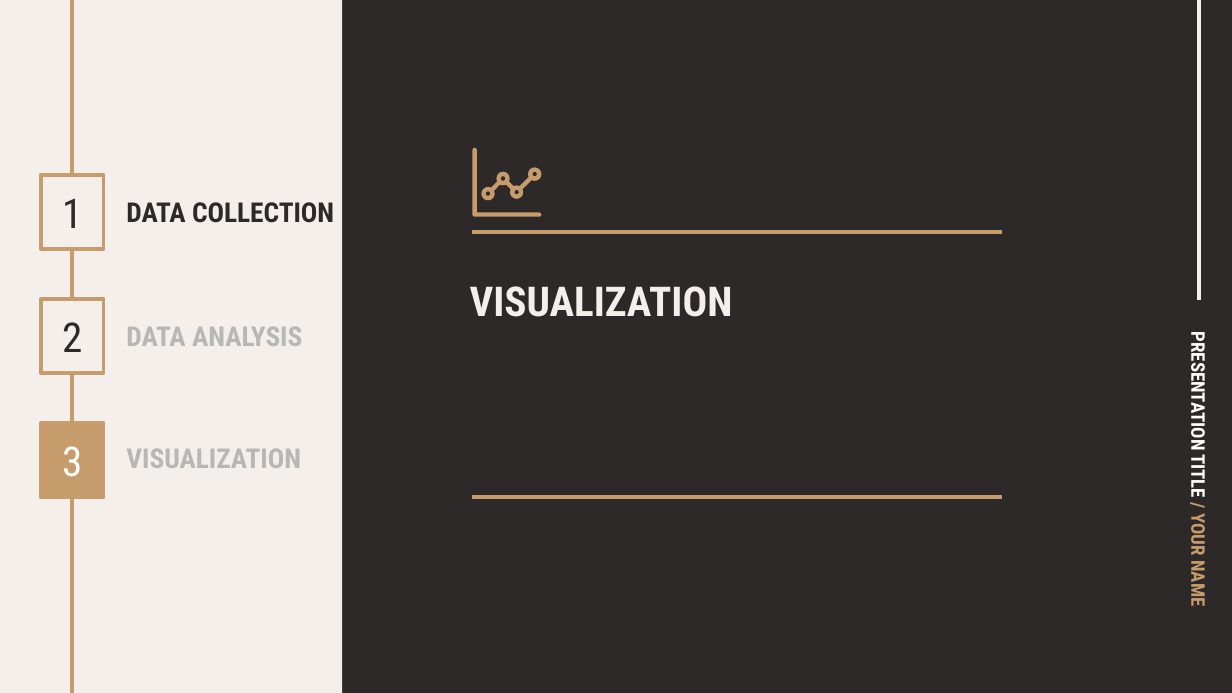
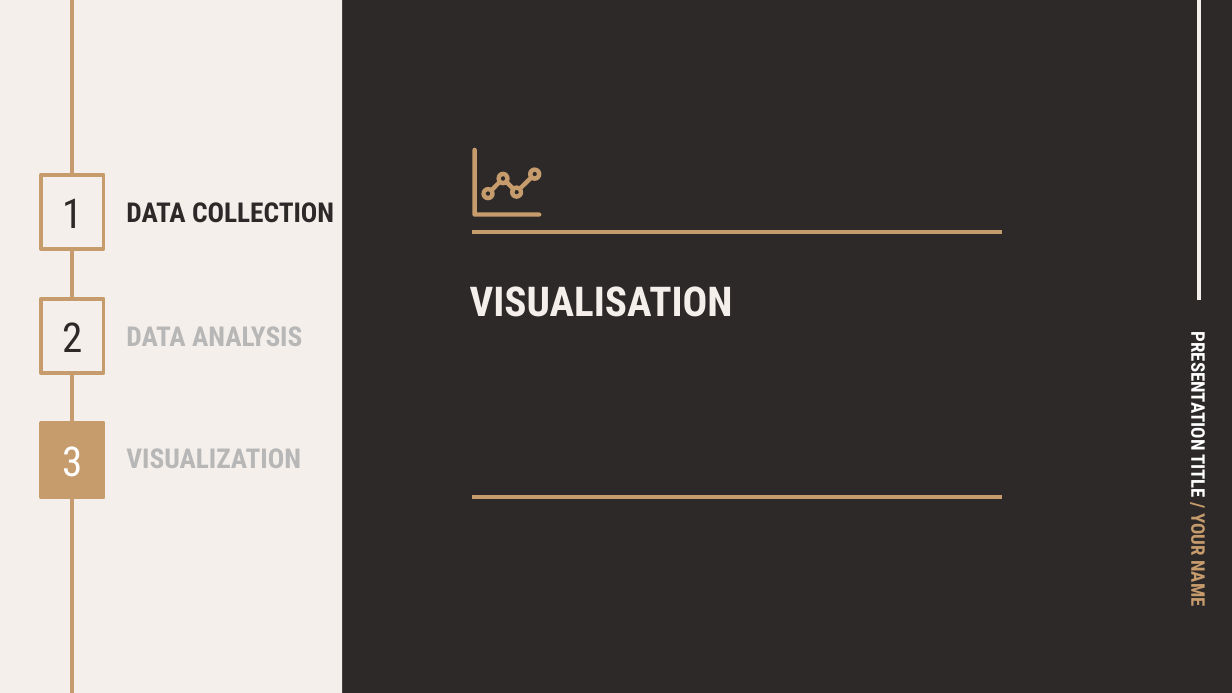
Before and after one commit to soniameller/remote-jobs, a slide deck: slide 6 of REMOTE JOBS.pptx. Drawn at 1232x693 pixels with LibreOffice and Linux fonts; fonts in the diff are those of the drawing. Boxes give left, top, right and bottom in pixels: in the first picture for what was removed or moved away, otherwise in the second. Text is boxed around its words. In the diff, an @@ line names an element or a change of style, - is before the commit and + after.

Commit message:
Corrected grammar mistakes

```diff
--- a/REMOTE JOBS.pptx
+++ b/REMOTE JOBS.pptx
@@ title at [470, 286, 733, 317]: text changed @@
-VISUALIZATION
+VISUALISATION
```
Also in this commit, not shown: 1 other slide changed.
